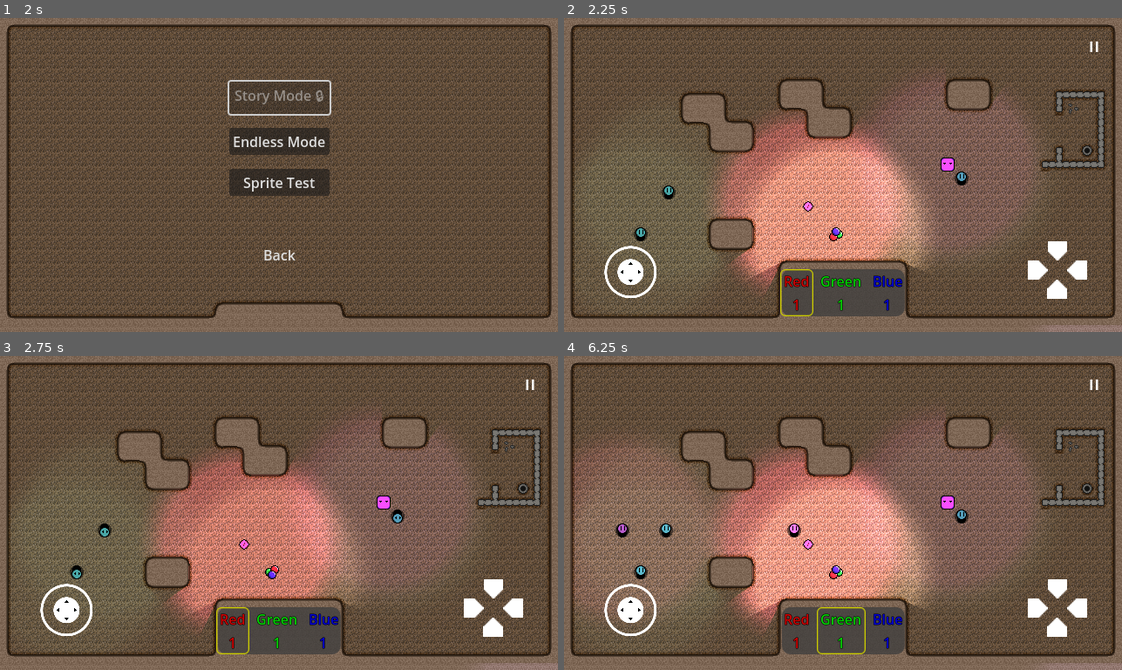
Above: before the commit, frames 1-4 (two rows, left to right).
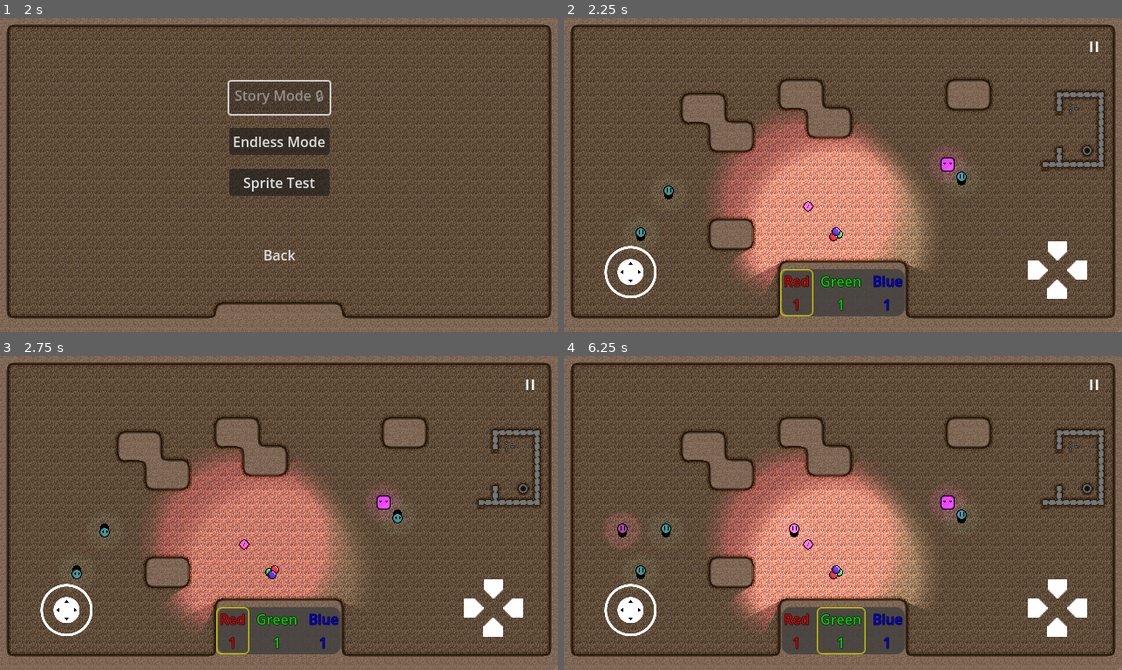
Above: after the commit, the same moments.

Repository: Degenerate-Games/shadows-below
Game: Godot game, scene res://scenes/menus/main_menu.tscn
Two runs of this game, one before a commit and one after it. Both use one fixed random seed, a clock stepped at 60 frames per second and the inputs below.
Inputs (mouse positions are in pixels of both pictures, inside the frame that each line leads up to):
- Up to frame 1 (2 s): click (279, 206) at 0.5 s; click (279, 206) at 1.25 s
- Up to frame 2 (2.25 s): click "Endless Mode" at 2 s
- Up to frame 3 (2.75 s): no input
- Up to frame 4 (6.25 s): move the mouse to (965, 497) at 2.77 s; hold L (mixing_ui_right) 2.78-3.5 s; click (965, 497) at 2.92 s; drag from (731, 528) to (837, 572) at 3.52 s; move the mouse to (898, 443) at 4.27 s; hold L (mixing_ui_right) 4.28-5 s; drag from (815, 575) to (675, 465) at 5.02 s; move the mouse to (1010, 560) at 5.77 s; hold J (mixing_ui_left) from 5.78 s (still down)

Frame 1 is identical in both runs. In frame 2, 10% of the frame differs, in the area x 3-100%, y 20-100%; in frame 3, 10%; in frame 4, 20%, in the area x 1-100%, y 20-100%.
Error in both runs: Invalid assignment of property or key 'global_position' with value of type 'Vector2' on a base object of type 'Nil'. (res://scripts/items/key_light.gd:59)

Commit message:
Reduce the size of enemies lights

Diff:
--- a/scenes/enemies/enemy_a.tscn
+++ b/scenes/enemies/enemy_a.tscn
@@ -1,8 +1,7 @@
-[gd_scene load_steps=27 format=3 uid="uid://b1wood0fcmyu4"]
+[gd_scene load_steps=15 format=3 uid="uid://b1wood0fcmyu4"]
 
 [ext_resource type="Texture2D" uid="uid://b0u655oc16fjh" path="res://assets/sprites/light1_idle.png" id="1_o4fy0"]
 [ext_resource type="Script" path="res://scripts/enemies/enemy.gd" id="1_o7fok"]
-[ext_resource type="Texture2D" uid="uid://xrpmda817ort" path="res://assets/sprites/Shadow_drop.png" id="3_p3xjk"]
 
 [sub_resource type="AtlasTexture" id="AtlasTexture_2wwx5"]
 atlas = ExtResource("1_o4fy0")
@@ -83,89 +82,6 @@
 radius = 4.71698
 height = 13.2075
 
-[sub_resource type="AtlasTexture" id="AtlasTexture_af3q2"]
-atlas = ExtResource("3_p3xjk")
-region = Rect2(0, 0, 16, 16)
-
-[sub_resource type="AtlasTexture" id="AtlasTexture_5cwob"]
-atlas = ExtResource("3_p3xjk")
-region = Rect2(16, 0, 16, 16)
-
-[sub_resource type="AtlasTexture" id="AtlasTexture_tg7pg"]
-atlas = ExtResource("3_p3xjk")
-region = Rect2(32, 0, 16, 16)
-
-[sub_resource type="AtlasTexture" id="AtlasTexture_ejai6"]
-atlas = ExtResource("3_p3xjk")
-region = Rect2(48, 0, 16, 16)
-
-[sub_resource type="AtlasTexture" id="AtlasTexture_s4ryl"]
-atlas = ExtResource("3_p3xjk")
-region = Rect2(64, 0, 16, 16)
-
-[sub_resource type="AtlasTexture" id="AtlasTexture_2ouhn"]
-atlas = ExtResource("3_p3xjk")
-region = Rect2(80, 0, 16, 16)
-
-[sub_resource type="AtlasTexture" id="AtlasTexture_j5sjb"]
-atlas = ExtResource("3_p3xjk")
-region = Rect2(96, 0, 16, 16)
-
-[sub_resource type="AtlasTexture" id="AtlasTexture_srm1h"]
-atlas = ExtResource("3_p3xjk")
-region = Rect2(112, 0, 16, 16)
-
-[sub_resource type="AtlasTexture" id="AtlasTexture_vxtkh"]
-atlas = ExtResource("3_p3xjk")
-region = Rect2(0, 0, 16, 16)
-
-[sub_resource type="AtlasTexture" id="AtlasTexture_73vr3"]
-atlas = ExtResource("3_p3xjk")
-region = Rect2(16, 0, 16, 16)
-
-[sub_resource type="SpriteFrames" id="SpriteFrames_pt4hq"]
-animations = [{
-"frames": [{
-"duration": 1.0,
-"texture": SubResource("AtlasTexture_af3q2")
-}, {
-"duration": 1.0,
-"texture": SubResource("AtlasTexture_5cwob")
-}, {
-"duration": 1.0,
-"texture": SubResource("AtlasTexture_tg7pg")
-}, {
-"duration": 1.0,
-"texture": SubResource("AtlasTexture_ejai6")
-}, {
-"duration": 1.0,
-"texture": SubResource("AtlasTexture_s4ryl")
-}, {
-"duration": 1.0,
-"texture": SubResource("AtlasTexture_2ouhn")
-}, {
-"duration": 1.0,
-"texture": SubResource("AtlasTexture_j5sjb")
-}, {
-"duration": 1.0,
-"texture": SubResource("AtlasTexture_srm1h")
-}],
-"loop": false,
-"name": &"death",
-"speed": 12.0
-}, {
-"frames": [{
-"duration": 1.0,
-"texture": SubResource("AtlasTexture_vxtkh")
-}, {
-"duration": 1.0,
-"texture": SubResource("AtlasTexture_73vr3")
-}],
-"loop": true,
-"name": &"default",
-"speed": 0.5
-}]
-
 [node name="EnemyA" type="CharacterBody2D"]
 collision_layer = 2
 collision_mask = 19
@@ -184,6 +100,7 @@
 metadata/_edit_lock_ = true
 
 [node name="PointLight2D" type="PointLight2D" parent="."]
+scale = Vector2(0.2, 0.2)
 energy = 0.3
 shadow_enabled = true
 texture = SubResource("GradientTexture2D_h6rlm")
@@ -201,9 +118,4 @@
 wait_time = 0.5
 autostart = true
 
-[node name="Shadow" type="AnimatedSprite2D" parent="."]
-texture_filter = 1
-sprite_frames = SubResource("SpriteFrames_pt4hq")
-autoplay = "default"
-
 [connection signal="timeout" from="Timer" to="." method="_on_timer_timeout"]
--- a/scenes/enemies/enemy_b.tscn
+++ b/scenes/enemies/enemy_b.tscn
@@ -97,6 +97,7 @@
 metadata/_edit_lock_ = true
 
 [node name="PointLight2D" type="PointLight2D" parent="."]
+scale = Vector2(0.2, 0.2)
 energy = 0.3
 shadow_enabled = true
 texture = SubResource("GradientTexture2D_h6rlm")
